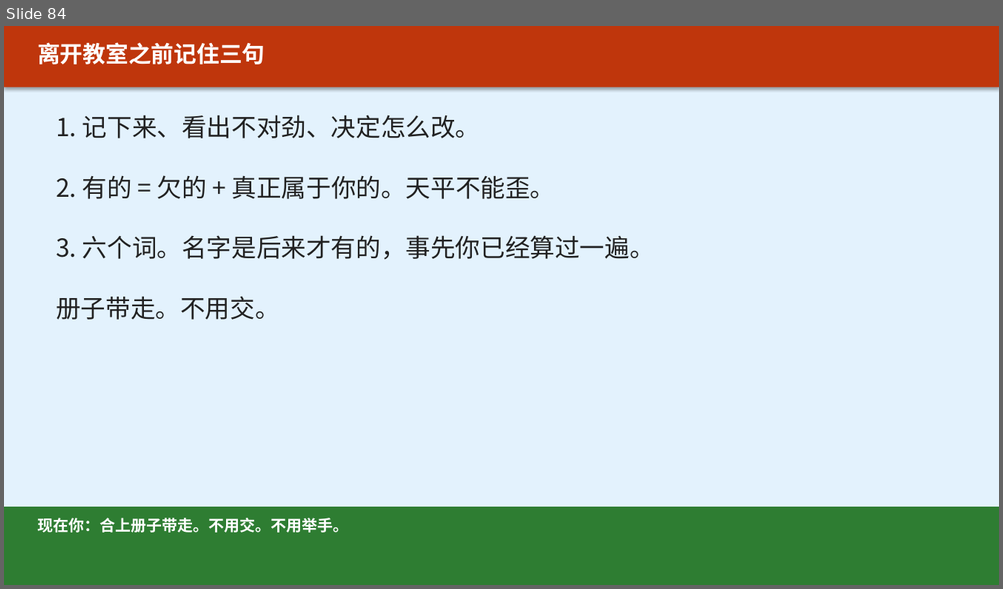
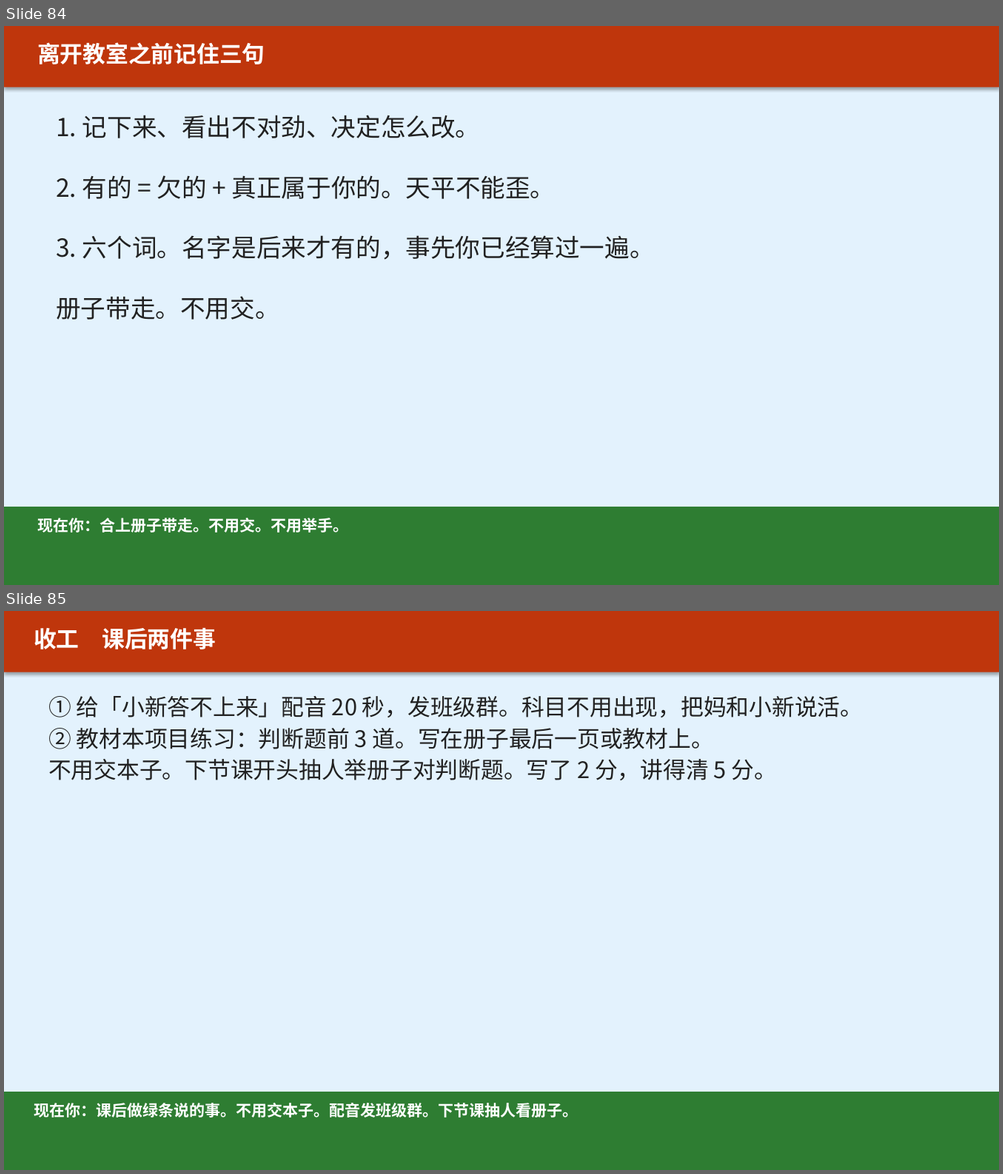
Before and after one commit to xuehui003-1/jichukuaiji, a slide deck: 01_项目一_认识会计工作与企业经济业务/01-00_项目一_上课投影_v1.1_20260821.pptx. Shown one above the other, each under a label of ours: slide 84 before the commit, slides 84 and 85 after it. The pictures are 1003x589 and 1003x1174 pixels, drawn with LibreOffice and Linux fonts; fonts in the diff are those of the drawing. Boxes give left, top, right and bottom in pixels: in the first picture for what was removed or moved away, otherwise in the second. Text is boxed around its words. In the diff, an @@ line names an element or a change of style, - is before the commit and + after.

Commit message:
把配音、找茬、带红笔、书后题和实训谁写哪几笔都写进投影
互审改成找茬挑战。活动日口令无歧义。只认通用记账凭证。15课时按组承包中间段，利润全班一起过。

```diff
--- a/01_项目一_认识会计工作与企业经济业务/01-00_项目一_上课投影_v1.1_20260821.pptx
+++ b/01_项目一_认识会计工作与企业经济业务/01-00_项目一_上课投影_v1.1_20260821.pptx
@@ slide 85 added at (4,611,999,1170), background #FFFFFF @@
@@ rectangle added at (4,611,999,1170), fill #E3F2FD @@
@@ rectangle added at (4,611,999,672), fill #BF360C @@
@@ text added at (34,628,216,649), 22 pt, text #FFFFFF, bold @@
+收工 课后两件事
@@ text added at (48,696,862,780), 22 pt, text #212121 @@
+① 给「小新答不上来」配音 20 秒，发班级群。科目不用出现，把妈和小新说活。
+② 教材本项目练习：判断题前 3 道。写在册子最后一页或教材上。
+不用交本子。下节课开头抽人举册子对判断题。写了 2 分，讲得清 5 分。
@@ rectangle added at (4,1092,999,1170), fill #2E7D32 @@
@@ text added at (34,1103,578,1118), 15 pt, text #FFFFFF, bold @@
+现在你：课后做绿条说的事。不用交本子。配音发班级群。下节课抽人看册子。
```
Also in this commit, not shown: 11 other files.
